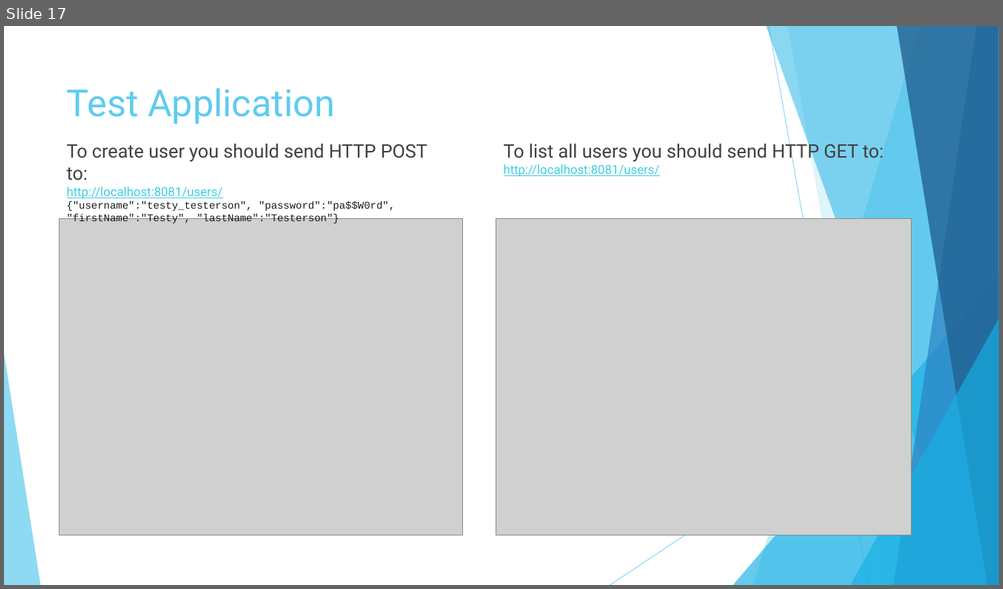
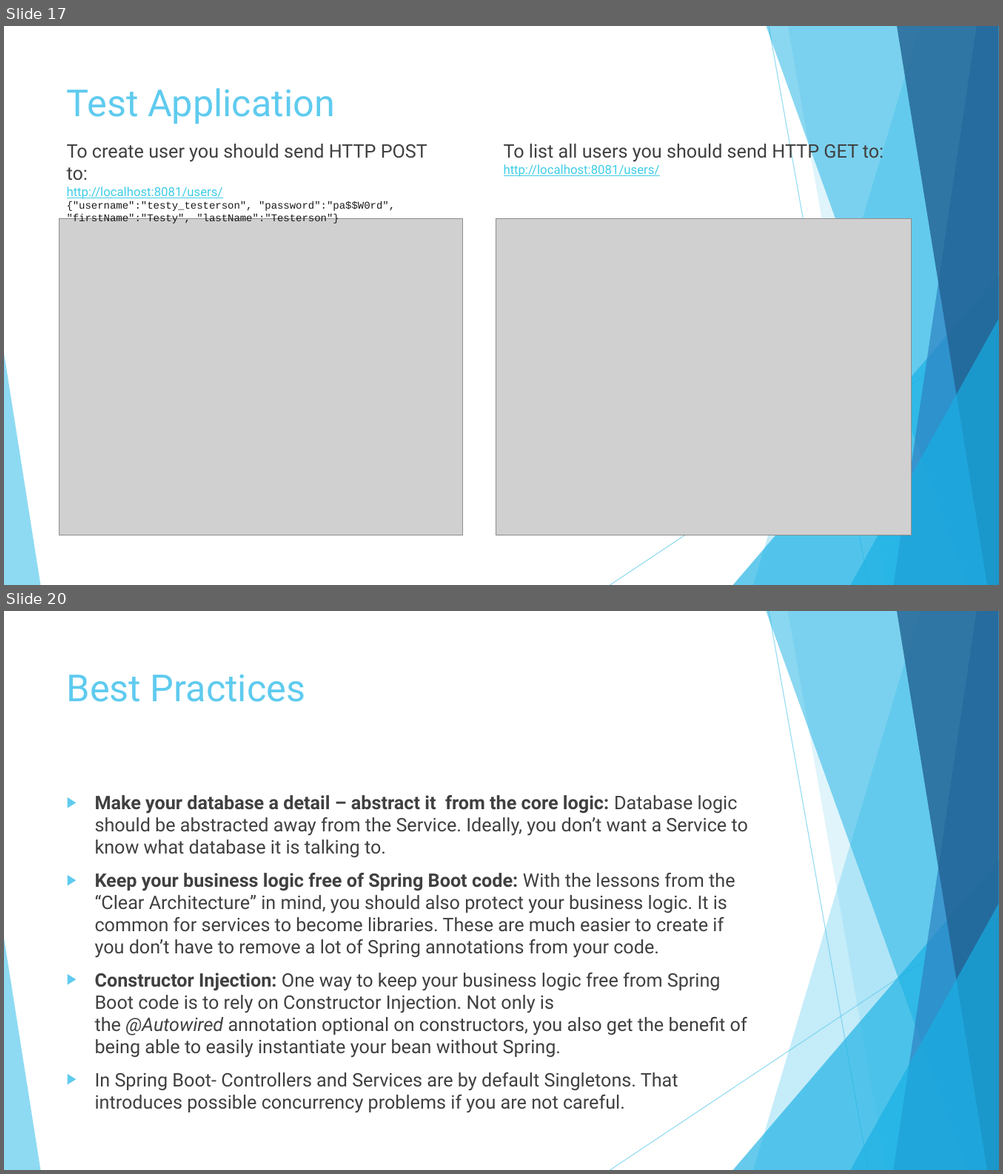
Before and after one commit to vlytsus/springboot-cloud-demo-one, a slide deck: docs/Introduction_To_Microservices_Part_2_boot.pptx. Shown one above the other, each under a label of ours: slide 17 before the commit, slides 17 and 20 after it; the slides between them are not shown. The pictures are 1003x589 and 1003x1174 pixels, drawn with LibreOffice and Linux fonts; fonts in the diff are those of the drawing; grey boxes stand for pictures. Boxes give left, top, right and bottom in pixels: in the first picture for what was removed or moved away, otherwise in the second. Text is boxed around its words. In the diff, an @@ line names an element or a change of style, - is before the commit and + after.

```diff
--- a/docs/Introduction_To_Microservices_Part_2_boot.pptx
+++ b/docs/Introduction_To_Microservices_Part_2_boot.pptx
@@ slide 20 added at <box>4,611,999,1170</box>, background #FFFFFF; not listed: 10 template elements that a slide beside it also shows @@
@@ title added at <box>67,674,305,702</box>, 36 pt, text #5FCBEF @@
+Best Practices
@@ text added at <box>95,795,748,1113</box>, 18 pt, text #404040 @@
+▶ Make your database a detail – abstract it from the core logic: Database logic should be abstracted away from the Service. Ideally, you don’t want a Service to know what database it is talking to.
+▶ Keep your business logic free of Spring Boot code: With the lessons from the “Clear Architecture” in mind, you should also protect your business logic. It is common for services to become libraries. These are much easier to create if you don’t have to remove a lot of Spring annotations from your code.
+▶ Constructor Injection: One way to keep your business logic free from Spring Boot code is to rely on Constructor Injection. Not only is the @Autowired annotation optional on constructors, you also get the benefit of being able to easily instantiate your bean without Spring.
+▶ In Spring Boot- Controllers and Services are by default Singletons. That introduces possible concurrency problems if you are not careful.
```
Also in this commit, not shown: 1 slide changed, 2 other slides added, 1 other file.
